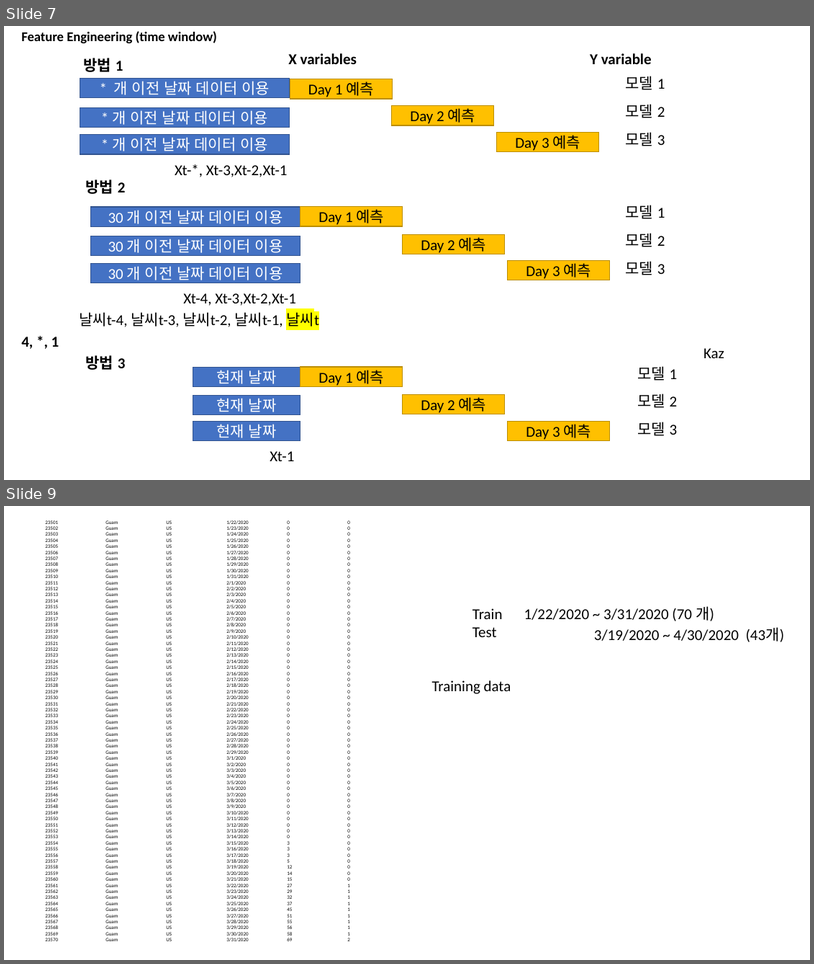
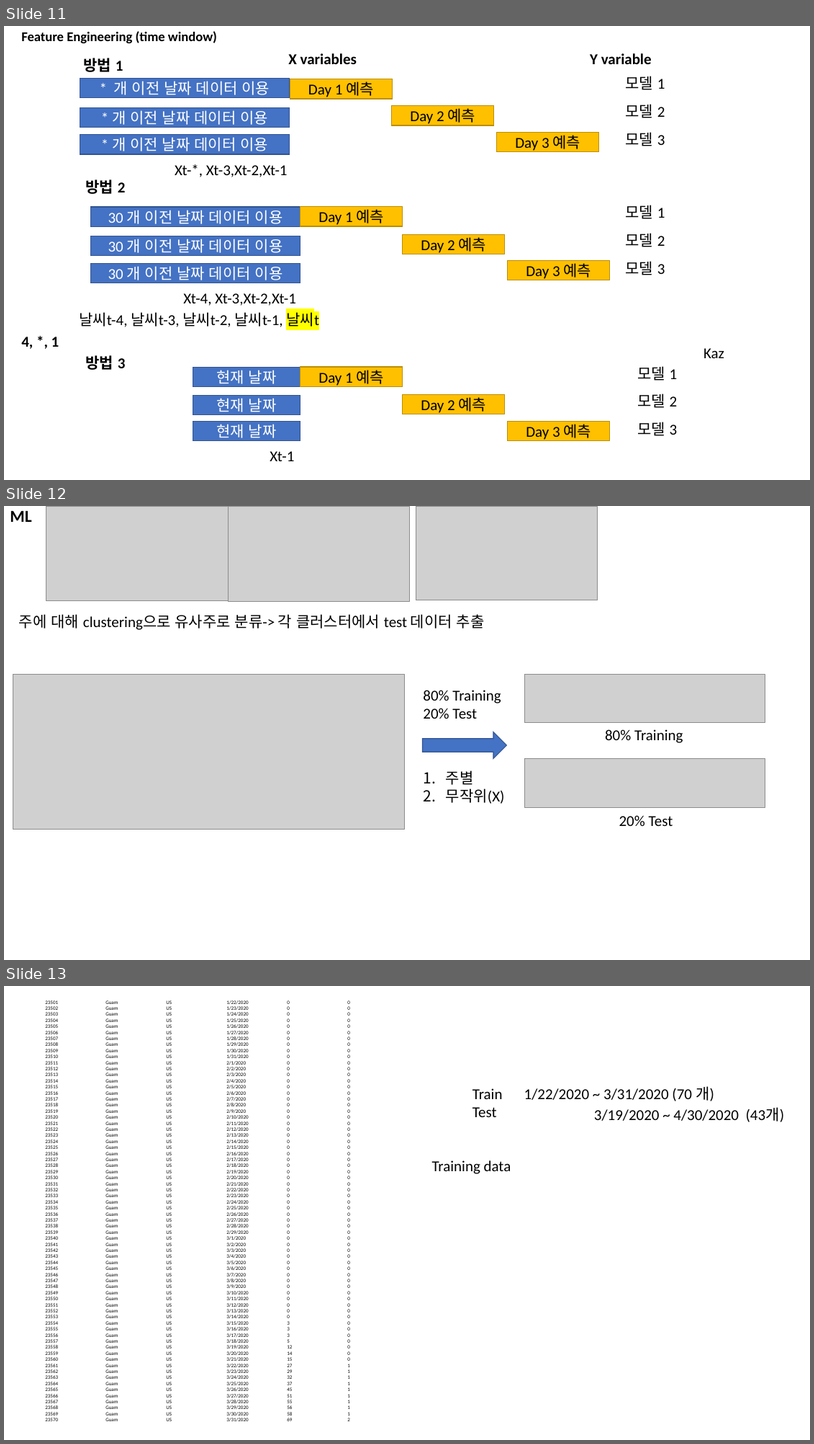
Before and after one commit to pcyoung75/GlobalForecasting, a slide deck: doc/Paper Images.pptx. Shown one above the other, each under a label of ours: slides 7 and 9 before the commit, slides 11, 12 and 13 after it; the slides between them are not shown. The pictures are 814x964 and 814x1444 pixels, drawn with LibreOffice and Linux fonts; fonts in the diff are those of the drawing; grey boxes stand for pictures. Boxes give left, top, right and bottom in pixels: in the first picture for what was removed or moved away, otherwise in the second. Text is boxed around its words. In the diff, an @@ line names an element or a change of style, - is before the commit and + after.

```diff
--- a/doc/Paper Images.pptx
+++ b/doc/Paper Images.pptx
@@ slide 12 added at bbox=[4, 506, 810, 960], background #FFFFFF @@
@@ title added at bbox=[10, 511, 31, 522], 20 pt, text #000000, bold @@
+ML
@@ picture added at bbox=[46, 506, 229, 601] @@
@@ picture added at bbox=[229, 506, 410, 601] @@
@@ picture added at bbox=[416, 506, 597, 600] @@
@@ text added at bbox=[19, 614, 485, 630], 18 pt, text #000000 @@
+주에 대해 clustering으로 유사주로 분류-> 각 클러스터에서 test 데이터 추출
@@ picture added at bbox=[13, 674, 405, 830] @@
@@ picture added at bbox=[525, 674, 766, 723] @@
@@ text added at bbox=[423, 690, 501, 718], 18 pt, text #000000 @@
+80% Training
+20% Test
@@ right arrow added at bbox=[422, 731, 507, 758], fill #4472C4, outline #325491 1 pt @@
@@ text added at bbox=[605, 729, 683, 743], 18 pt, text #000000 @@
+80% Training
@@ picture added at bbox=[525, 758, 766, 807] @@
@@ text added at bbox=[446, 770, 505, 803], 18 pt, text #000000 @@
+1. 주별
+2. 무작위(X)
@@ text added at bbox=[620, 815, 674, 826], 18 pt, text #000000 @@
+20% Test
@@ what was slide 7 is now slide 11 @@
@@ what was slide 9 is now slide 13 @@
```
Also in this commit, not shown: 4 slides changed, 19 other slides added, 12 slides removed, 44 other files.
